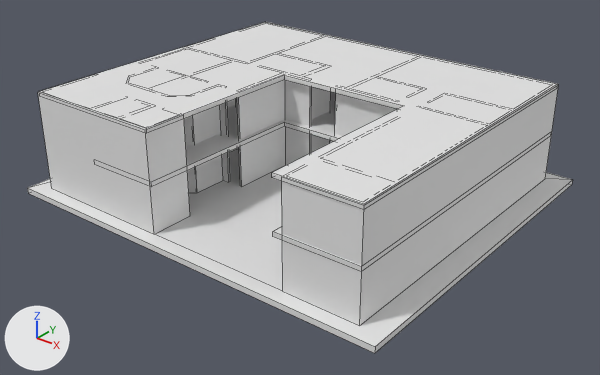
One commit to the Blender file Assets/escenarios/fisicos.blend: the scene before it, then after it.
Camera for both pictures: a 50 mm lens placed at (93.0, -102.8, 73.1), pointed at (0.3, 13.1, 1.3). The lights are fixed; the arrows at lower left show +X, +Y and +Z. The first picture is the older version. Mesh edges are drawn as thin lines.
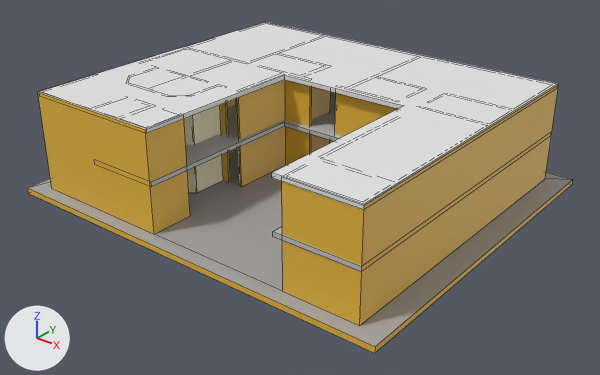
Pixel boxes [x1, y1, x2, y2] of what changed, in the pictures (600 x 375 px):
part 1 of me_cube_001, recoloured (darker): [38, 80, 558, 326] in both
part 2 of me_cube_001, recoloured: [27, 180, 573, 353] in both
part 3 of me_cube_001, recoloured: [38, 86, 556, 205] in both
part 4 of me_cube_001, recoloured (white to grey): [28, 140, 572, 346] in both
part 5 of me_cube_001, recoloured (white to beige): [184, 98, 239, 193] in both

The change in detail:
Material 'Material' (mat_material) is new.
Its base color is (0.8, 0.478, 0.0455) (yellow #e7b83c).
Material 'Material.001' (mat_material_001) is new.
Its base color is (0.384, 0.384, 0.384) (grey #a7a7a7).
Material 'Material.003' (mat_material_003) is new.
Its base color is (1.0, 0.949, 0.653) (beige #fff9d3).
me_cube_001 has 240 vertices, 126 faces and spans x -1.0..1.0, y 1.3..3.3, z -35.2..1.0.
me_cube_001 is used by ob_cube; location (-1.9, -68.0, -0.4); scale (42.0, 36.1, -0.592).
me_cube_001 part 1: 98 of the faces centred in x -0.9..0.9, y 1.4..3.3, z -18.1 switch from no material to mat_material (yellow #e7b83c).
me_cube_001 part 2: 5 of the faces centred in x -1.0..1.0, y 1.3..3.3, z 0.0..1.0 switch from no material to mat_material (yellow #e7b83c).
me_cube_001 part 3: 2 of the faces centred in x -0.5..-0.1, y 1.6..2.4, z -35.2 switch from no material to mat_material (yellow #e7b83c).
me_cube_001 part 4: all 3 faces centred in x -0.6..0.1, y 1.9..3.0, z -1.0 switch from no material to mat_material_001 (grey #a7a7a7).
me_cube_001 part 5: 18 of the faces centred in x -0.8..0.9, y 1.4..3.2, z -18.1 switch from no material to mat_material_003 (beige #fff9d3).
